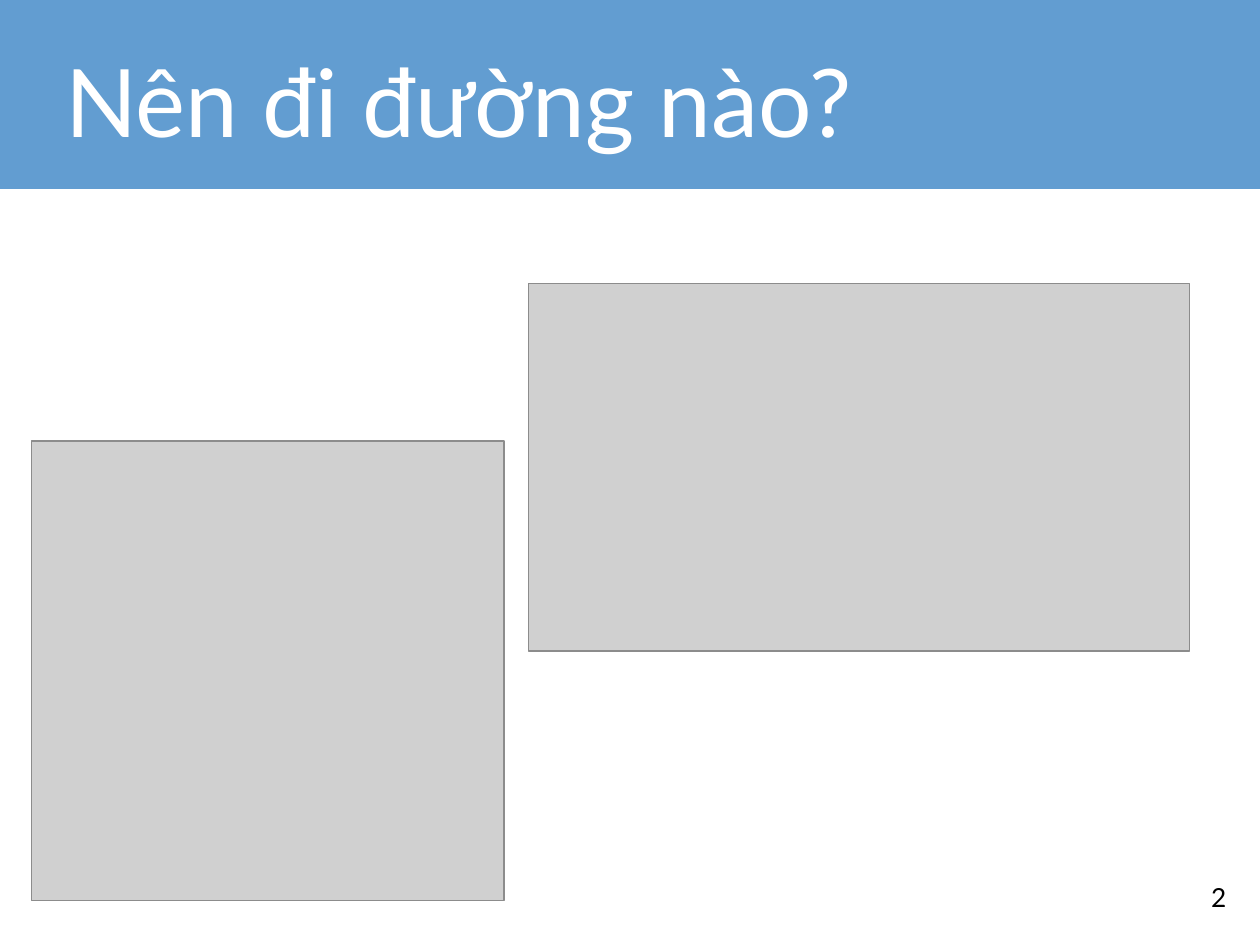
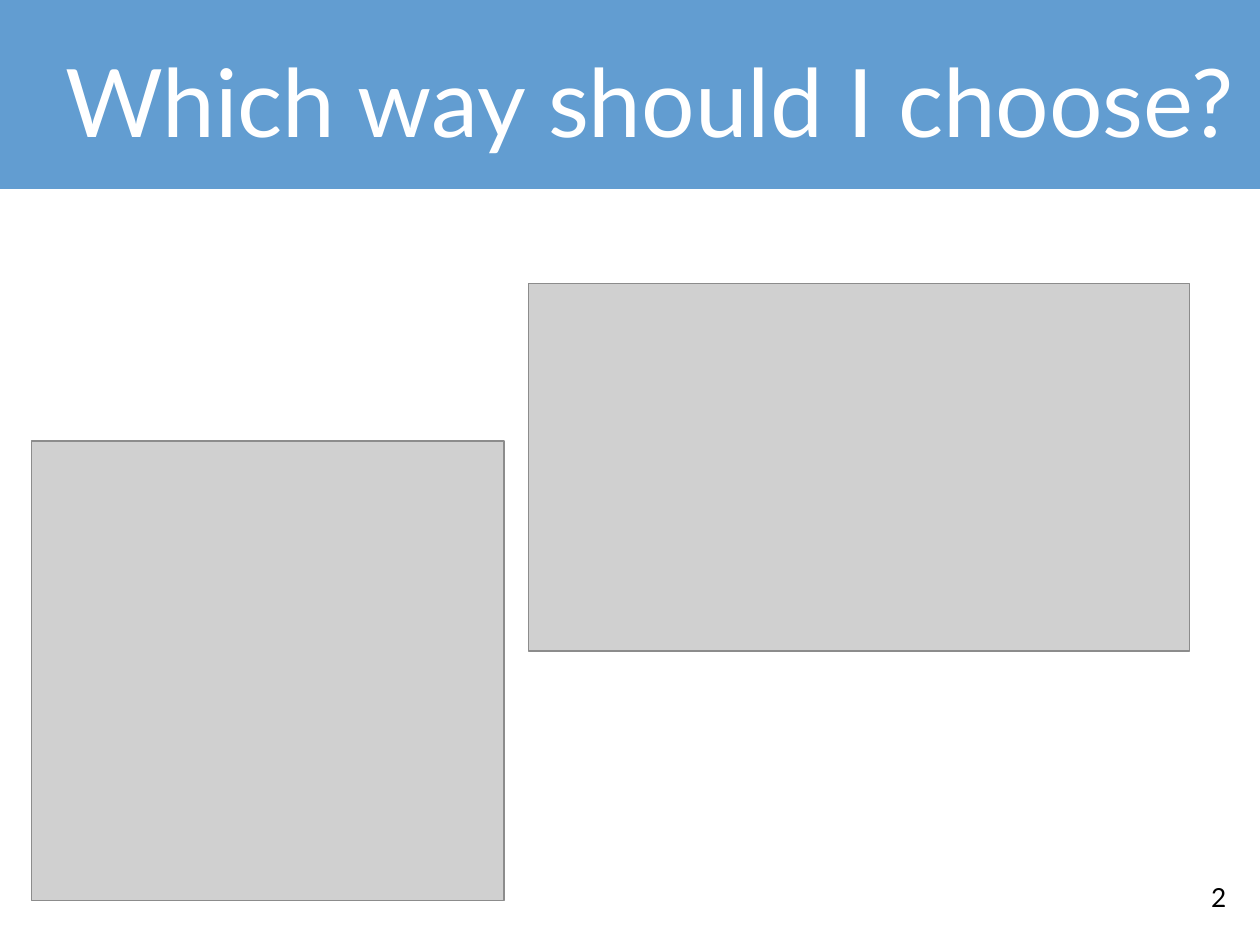
Before and after one commit to tdquang7/pota-hack-livetraffice, a slide deck: slide 2 of m2WorkHackathon-LiveTrafficUpdate.pptx. Drawn at 1260x945 pixels with LibreOffice and Linux fonts; fonts in the diff are those of the drawing; grey boxes stand for pictures. Boxes give left, top, right and bottom in pixels: in the first picture for what was removed or moved away, otherwise in the second. Text is boxed around its words. In the diff, an @@ line names an element or a change of style, - is before the commit and + after.

```diff
--- a/m2WorkHackathon-LiveTrafficUpdate.pptx
+++ b/m2WorkHackathon-LiveTrafficUpdate.pptx
@@ title at [65, 67, 1234, 153]: text changed @@
-Nên đi đường nào?
+Which way should I choose?
```
Also in this commit, not shown: 3 other slides changed, 22 other files.
